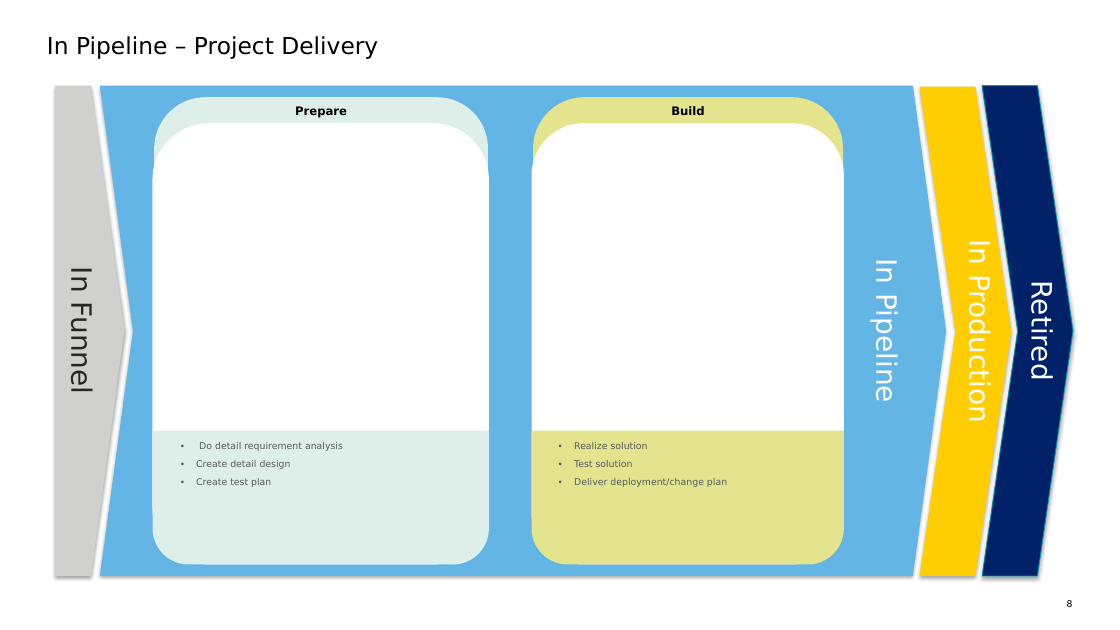
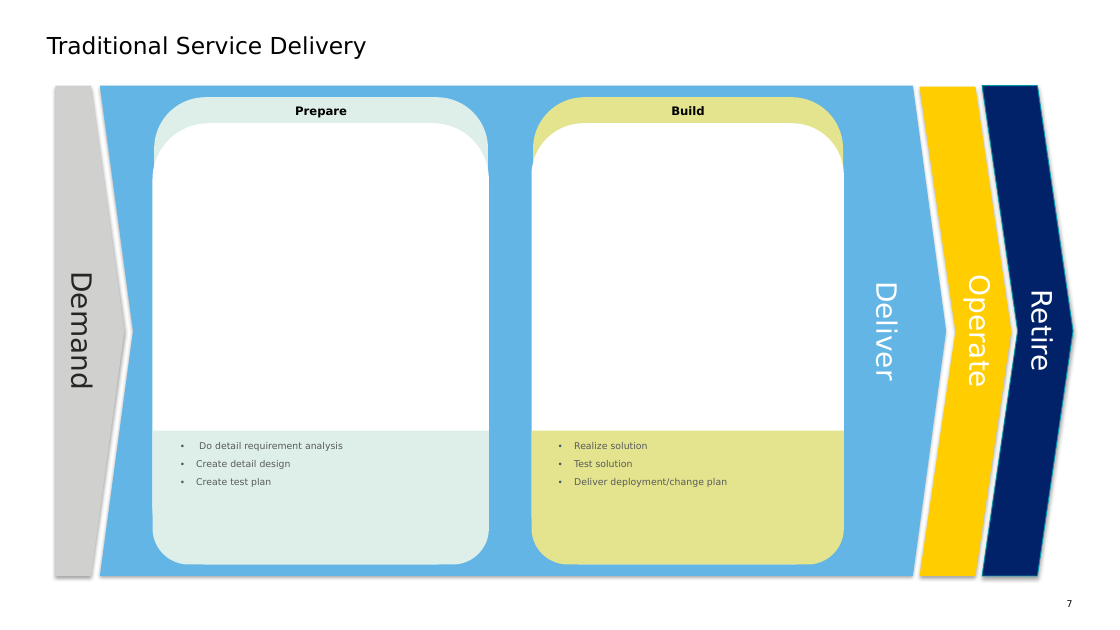
Before and after one commit to sjhoeksma/docs4it, a slide deck: slide 7 of support-material/docs4IT.pptx (slide 8 before the commit). Drawn at 1120x630 pixels with LibreOffice and Linux fonts; fonts in the diff are those of the drawing. Boxes give left, top, right and bottom in pixels: in the first picture for what was removed or moved away, otherwise in the second. Text is boxed around its words. In the diff, an @@ line names an element or a change of style, - is before the commit and + after.

Commit message:
Update Service Life Cycle

```diff
--- a/support-material/docs4IT.pptx
+++ b/support-material/docs4IT.pptx
@@ title at bbox=[47, 36, 367, 59]: text changed @@
-In Pipeline – Project Delivery
+Traditional Service Delivery
@@ text in pentagon arrow at bbox=[65, 282, 98, 387]: text changed @@
-In Funnel
+Demand
@@ text in chevron at bbox=[870, 291, 903, 378]: text changed @@
-In Pipeline
+Deliver
@@ text in chevron at bbox=[963, 285, 996, 385]: text changed @@
-In Production
+Operate
@@ text in chevron at bbox=[1025, 298, 1058, 370]: text changed @@
-Retired
+Retire
@@ page number at bbox=[1067, 600, 1073, 607]: text changed @@
-8
+7
```
Also in this commit, not shown: 12 other slides changed, 4 slides added, 24 other files.
